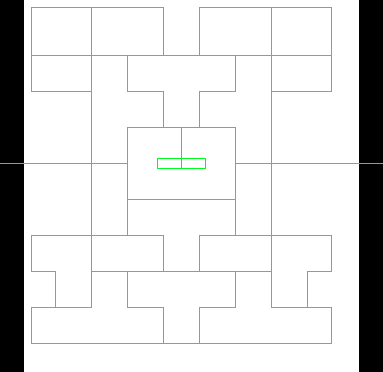
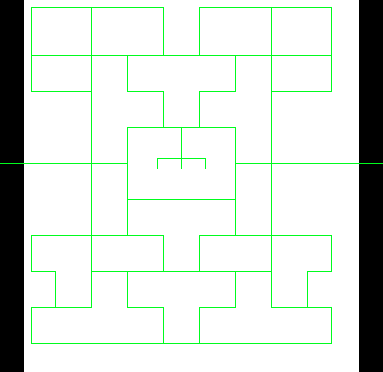
Before/after of a 383 x 372 layered artwork. What changed in the layer stack:
painted on "path" over <box>158,168,205,169</box>
